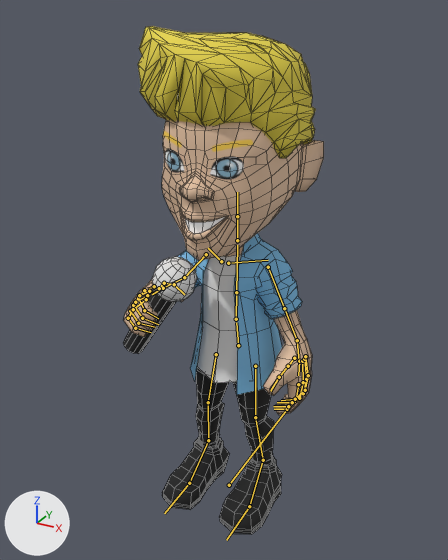
Renders of the FBX model Assets/Models/cody_anim.fbx from each side of a commit.
One viewpoint serves both versions: a 50 mm camera at (2.26, -4.22, 4.29) aimed at (-0.05, -0.01, 2.19). Lighting does not change. The marker at lower left points along +X, +Y and +Z. Both versions are drawn at frame 175 of the action 'rig|CodyIdle'; the numbers are the values there. The bones that bend it are drawn over the model as lines. Mesh edges are drawn as thin lines.

Names of what the first picture shows: 'Cody', 'Cody hair', 'microphone'.
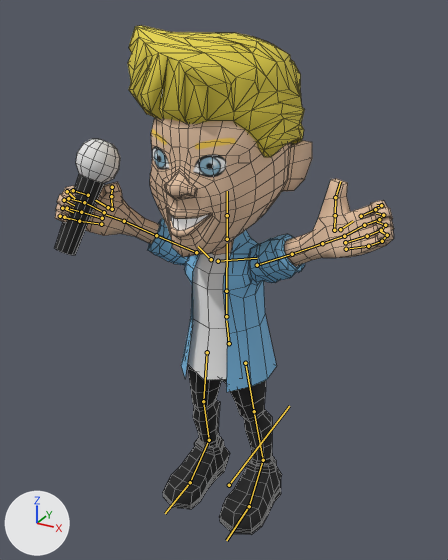
Pixel boxes [x1, y1, x2, y2] of what changed, in the pictures (448 x 560 px):
'Cody', posed (69% wider)
    before: [124, 120, 324, 534]
    after: [55, 118, 394, 534]
'Cody hair', posed
    before: [138, 26, 316, 158]
    after: [128, 25, 305, 192]
'microphone', posed (12% narrower, 18% taller)
    before: [123, 256, 197, 354]
    after: [55, 139, 120, 255]
bone 'ORG-hips', root to tip
    before: (238, 345) to (236, 322)
    after: (229, 343) to (226, 320)
bone 'ORG-neck', root to tip
    before: (237, 240) to (237, 216)
    after: (227, 239) to (227, 215)
bone 'ORG-head', root to tip
    before: (237, 216) to (237, 192)
    after: (227, 215) to (227, 191)
bone 'ORG-upper_arm.L', root to tip
    before: (268, 267) to (284, 308)
    after: (257, 265) to (292, 254)
bone 'ORG-hand.L', root to tip
    before: (297, 340) to (299, 361)
    after: (322, 243) to (343, 236)
bone 'ORG-upper_arm.R', root to tip
    before: (206, 254) to (184, 277)
    after: (196, 252) to (156, 235)
bone 'ORG-forearm.R', root to tip
    before: (184, 277) to (163, 288)
    after: (156, 235) to (124, 221)
bone 'ORG-hand.R', root to tip
    before: (163, 288) to (152, 294)
    after: (124, 221) to (103, 214)
bone 'ORG-thigh.L', root to tip
    before: (255, 366) to (255, 417)
    after: (245, 363) to (254, 411)
bone 'ORG-shin.L', root to tip
    before: (255, 417) to (263, 460)
    after: (254, 411) to (263, 460)
bone 'ORG-thigh.R', root to tip
    before: (216, 354) to (208, 402)
    after: (207, 352) to (203, 401)
bone 'ORG-shin.R', root to tip
    before: (208, 402) to (208, 440)
    after: (203, 401) to (209, 440)
bone 'ORG-foot.R', root to tip
    before: (208, 440) to (189, 483)
    after: (209, 440) to (190, 482)

The change in detail:
Bone 'ORG-hips' (bone_org_hips) moves from (0.0, -0.012, 0.002) to (-0.099, -0.014, 0.003).
Bone 'ORG-neck' (bone_org_neck) turns from (0, 0, 0) to (0, -2, 0) degrees about its own x, y and z.
Bone 'ORG-head' (bone_org_head) turns from (0, 0, 0) to (0, -2, 0) degrees about its own x, y and z.
Bone 'ORG-upper_arm.L' (bone_org_upper_arm_l) turns from (7, 29, -61) to (19, -71, 12) degrees about its own x, y and z.
Bone 'ORG-hand.L' (bone_org_hand_l) turns from (18, -31, 5) to (3, -38, -4) degrees about its own x, y and z.
Bone 'ORG-upper_arm.R' (bone_org_upper_arm_r) turns from (1, 9, 48) to (61, 58, 21) degrees about its own x, y and z.
Bone 'ORG-forearm.R' (bone_org_forearm_r) turns from (91, 0, 0) to (-1, 0, 0) degrees about its own x, y and z.
Bone 'ORG-hand.R' (bone_org_hand_r) turns from (13, 7, -5) to (25, 42, 14) degrees about its own x, y and z.
Bone 'ORG-thigh.L' (bone_org_thigh_l) turns from (-7, 0, 0) to (1, -3, -6) degrees about its own x, y and z.
Bone 'ORG-shin.L' (bone_org_shin_l) turns from (14, 0, 0) to (-4, 0, 0) degrees about its own x, y and z.
Bone 'ORG-foot.L' (bone_org_foot_l) turns from (-7, 0, 0) to (2, -3, 6) degrees about its own x, y and z.
Bone 'ORG-thigh.R' (bone_org_thigh_r) turns from (-7, 0, 0) to (-8, -3, -6) degrees about its own x, y and z.
Bone 'ORG-shin.R' (bone_org_shin_r) turns from (14, 0, 0) to (17, 0, 0) degrees about its own x, y and z.
Bone 'ORG-foot.R' (bone_org_foot_r) turns from (-7, 0, 0) to (-9, -2, 5) degrees about its own x, y and z.
